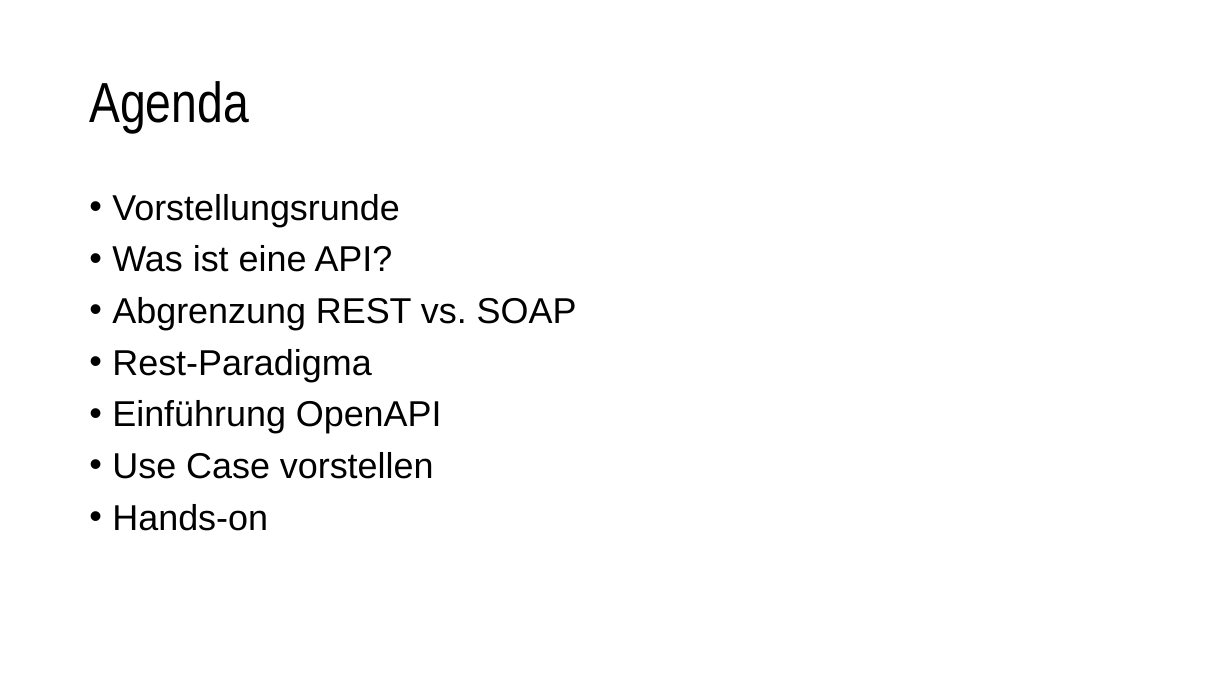
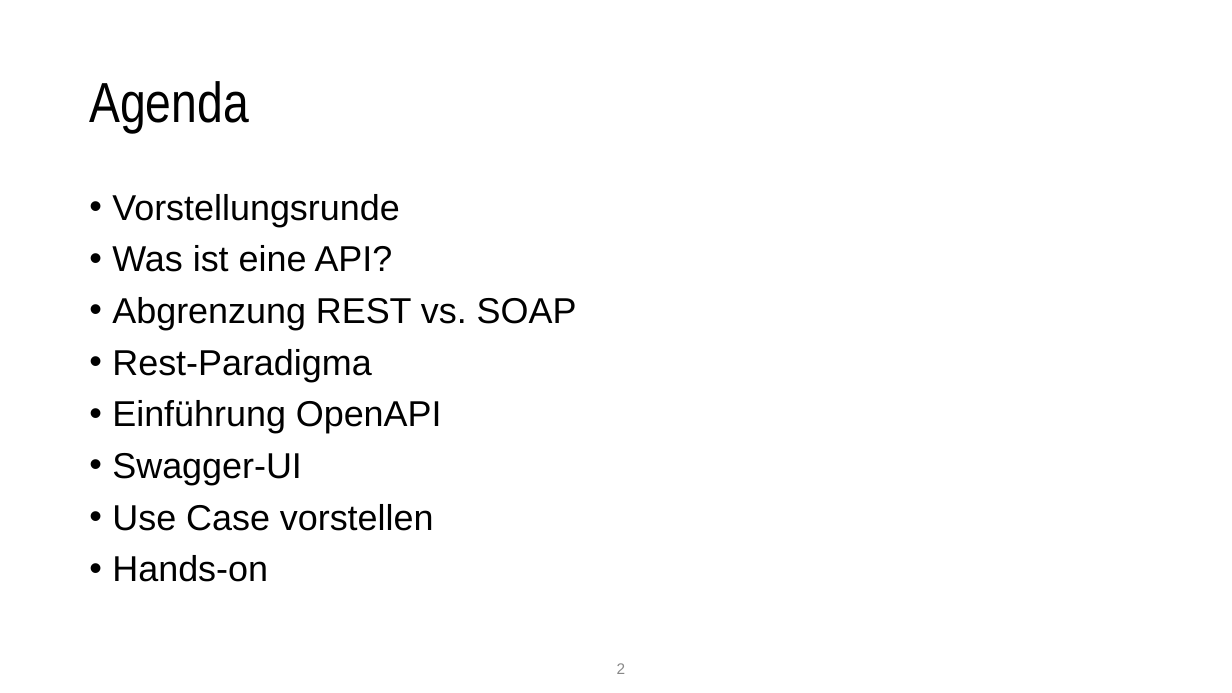
Before and after one commit to nordlb-public/techtalks, a slide deck: slide 2 of 01-api-design/präsentation.pptx. Drawn at 1232x693 pixels with LibreOffice and Linux fonts; fonts in the diff are those of the drawing. Boxes give left, top, right and bottom in pixels: in the first picture for what was removed or moved away, otherwise in the second. Text is boxed around its words. In the diff, an @@ line names an element or a change of style, - is before the commit and + after.

```diff
--- a/01-api-design/präsentation.pptx
+++ b/01-api-design/präsentation.pptx
@@ text at box(112, 453, 301, 485): paragraph added @@
+• Swagger-UI
@@ page number added at box(617, 663, 626, 674), 12 pt, text #888888 @@
+2
```
Also in this commit, not shown: 24 other slides changed, 11 slides added, 1 slide removed, 3 other files.
